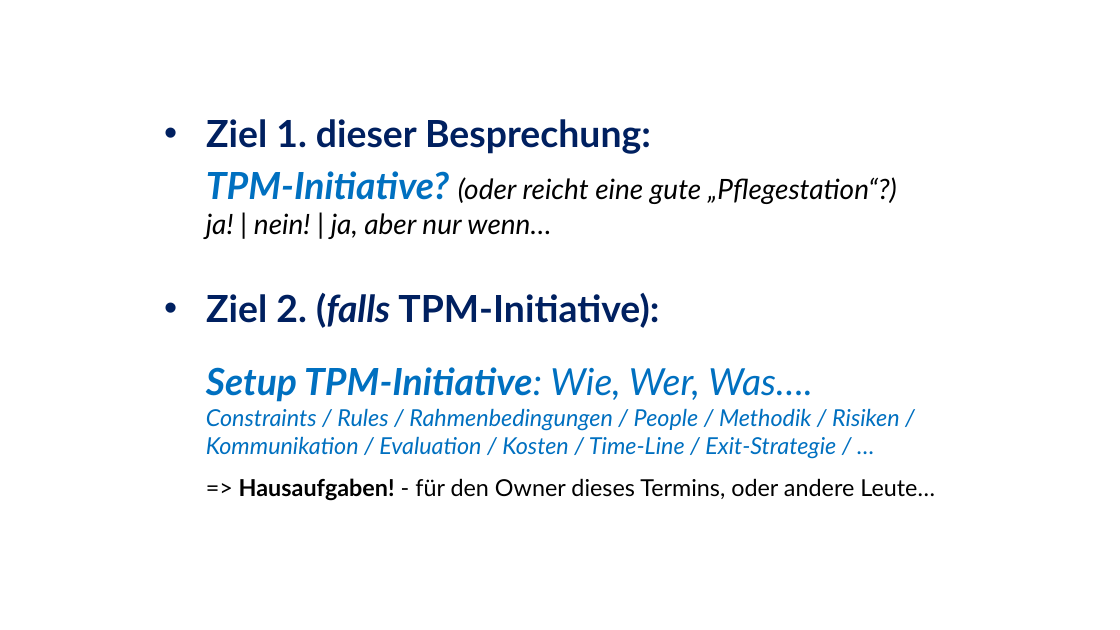
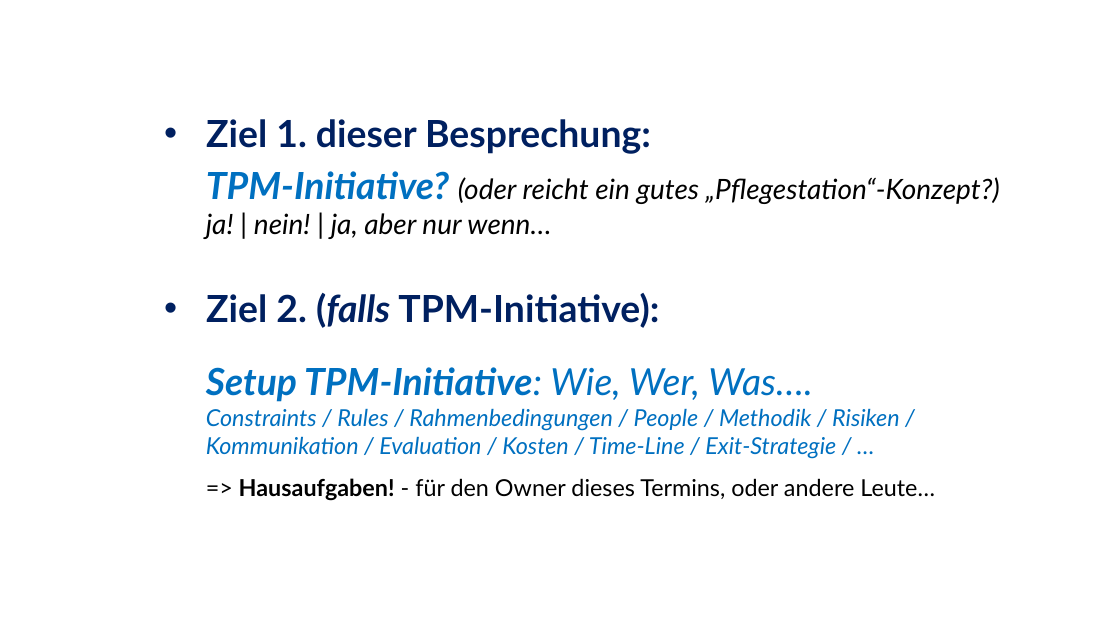
Before and after one commit to ckluth/josyn-platform, a slide deck: slide 6 of josyn-intro.pptx. Drawn at 1120x630 pixels with LibreOffice and Linux fonts; fonts in the diff are those of the drawing. Boxes give left, top, right and bottom in pixels: in the first picture for what was removed or moved away, otherwise in the second. Text is boxed around its words. In the diff, an @@ line names an element or a change of style, - is before the commit and + after.

```diff
--- a/josyn-intro.pptx
+++ b/josyn-intro.pptx
@@ text at (x1=206, y1=171, x2=1000, y2=204): text changed @@
-TPM-Initiative? (oder reicht eine gute „Pflegestation“?)
+TPM-Initiative? (oder reicht ein gutes „Pflegestation“-Konzept?)
```
Also in this commit, not shown: 4 other slides changed.
